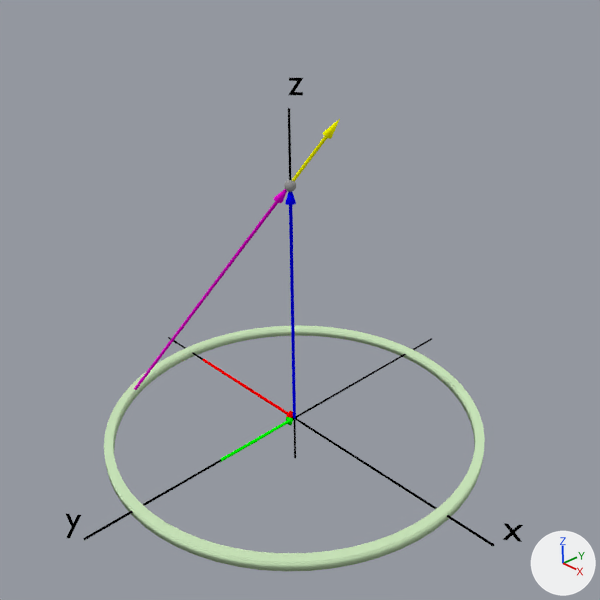
A saved change to the Blender file calculus/activities/semII/blender/ringCharge.blend.
Rendered twice from the file's camera 'Camera'. Lighting does not change. The marker at lower right points along +X, +Y and +Z.

The older version as bpy lines, for what is in view:
```python
ob_arrow_x___component_001 = bpy.data.objects.new('arrow x - component.001', me_cylinder_005)
ob_arrow_x___component_001.location = (-1.41, 0.0, 0.0)
ob_arrow_x___component_001.rotation_euler = (4.712, 0.0, 4.712)  # degrees (270, 0, 270)
ob_arrow_x___component_001.scale = (0.3, 0.3, 0.42)
ob_arrow_y___component = bpy.data.objects.new('arrow y - component', me_cylinder_004)
ob_arrow_y___component.location = (0.0, -0.92, 0.0)
ob_arrow_y___component.rotation_euler = (4.712, 0.0, 0.0)  # degrees (270, 0, 0)
ob_arrow_y___component.scale = (0.3, 0.3, 0.42)
ob_blank_arrow_001 = bpy.data.objects.new('blank arrow.001', me_cylinder_006)
ob_blank_arrow_001.location = (0.0, 0.0, 0.0)
ob_blank_arrow_001.scale = (0.3, 0.3, 1.0)
ob_cylinder = bpy.data.objects.new('Cylinder', me_cylinder)
ob_cylinder.location = (0.0, 0.0, 0.0)
ob_cylinder.scale = (1.82, 1.82, 1.0)
ob_direct_arrow = bpy.data.objects.new('direct arrow', me_cylinder_002)
ob_direct_arrow.location = (-1.53, -0.92, 0.0)
ob_direct_arrow.rotation_euler = (0.363, -0.541, 3.052)  # degrees (21, -31, 175)
ob_direct_arrow.scale = (0.3, 0.3, 1.0)
ob_electric_field = bpy.data.objects.new('electric field', me_cylinder_007)
ob_electric_field.location = (-0.02, 0.0, 2.36)
ob_electric_field.rotation_euler = (0.363, -0.541, 3.052)  # degrees (21, -31, 175)
ob_electric_field.scale = (0.3, 0.3, 1.0)
ob_text = bpy.data.objects.new('Text', txt_text)
ob_text.location = (2.27, 0.1, 0.0)
ob_text.rotation_euler = (1.226, 0.0, 0.673)  # degrees (70, 0, 39)
ob_text_001 = bpy.data.objects.new('Text.001', txt_text_001)
ob_text_001.location = (-0.06, 0.04, 3.09)
ob_text_001.rotation_euler = (1.226, 0.0, 0.673)  # degrees (70, 0, 39)
ob_text_002 = bpy.data.objects.new('Text.002', txt_text_002)
ob_text_002.location = (-0.16, -2.32, 0.04)
ob_text_002.rotation_euler = (1.226, 0.0, 0.673)  # degrees (70, 0, 39)
```
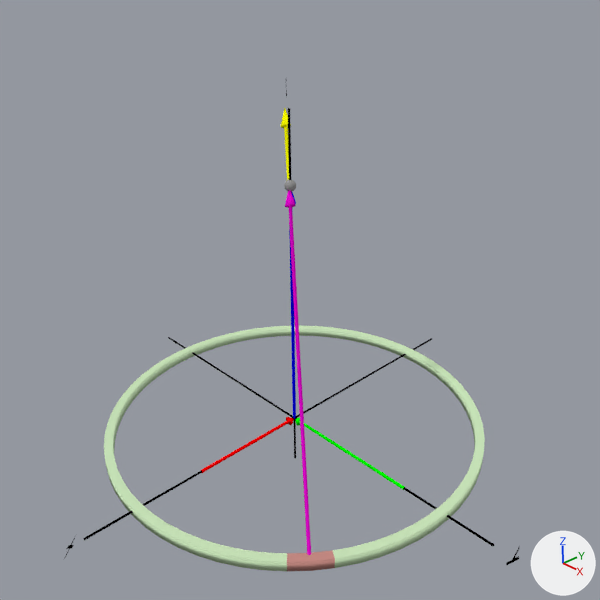
Commit message: Updated the blender file with the view of the e field for a ring

What differs and where, as boxes [x1, y1, x2, y2] in the pictures (600 x 600 px; the box of a moved part takes in the faces that stretch with it):
'Cylinder', recoloured (green to pink)
    both: [131, 325, 457, 571]
'direct arrow', moved, turned
    before: [134, 189, 287, 390]
    after: [285, 190, 311, 555]
'arrow y - component', reshaped, moved, turned
    before: [219, 417, 293, 462]
    after: [295, 417, 405, 490]
'arrow x - component.001', reshaped, moved, turned
    before: [203, 359, 293, 418]
    after: [202, 417, 294, 473]
'electric field', moved, turned
    before: [292, 119, 340, 182]
    after: [281, 108, 291, 180]
'Text.002', moved, turned
    before: [65, 513, 81, 538]
    after: [506, 548, 519, 566]
'Text', moved, turned
    before: [503, 523, 523, 542]
    after: [64, 537, 75, 559]
'Text.001', moved, turned (not visible afterwards)
    before: [289, 78, 303, 95]
part 1 of me_cylinder_005, moved or reshaped
    before: [203, 359, 288, 415]
    after: [202, 420, 290, 473]
part 2 of me_cylinder_004, moved or reshaped
    before: [219, 420, 290, 462]
    after: [299, 420, 405, 490]

The change, as a list of edits to the scene's bpy script:
```text
Change mat_ring_piece:
    mat_ring_piece.base_color: (0.6, 0.8, 0.5) -> (0.57, 0.261, 0.231)  # green #cbe7bc -> pink #c78c84
Change me_cylinder_005:
    where me_cylinder_005.from_pydata(...)  # 193 vertices, 192 faces; spans x -0.15..0.15, y -0.15..0.15, z -0.28..3.35
    used by ob_arrow_x___component_001; location = (-1.41, 0.0, 0.0); rotation_euler = (4.712, 0.0, 4.712), in degrees (270, 0, 270); scale = (0.3, 0.3, 0.42)
    me_cylinder_005 part 1: all 64 vertices in x -0.05..0.05, y -0.05..0.05, z -0.28 are moved by (0.0, 0.0, 0.96)
Change me_cylinder_004:
    where me_cylinder_004.from_pydata(...)  # 193 vertices, 192 faces; spans x -0.15..0.15, y -0.15..0.15, z 0.0..2.16
    used by ob_arrow_y___component; location = (0.0, -0.92, 0.0); rotation_euler = (4.712, 0.0, 0.0), in degrees (270, 0, 0); scale = (0.3, 0.3, 0.42)
    me_cylinder_004 part 2: all 64 vertices in x -0.05..0.05, y -0.05..0.05, z 0.0 are moved by (0.0, 0.0, -1.11)
Change ob_text:
    ob_text.location: (2.27, 0.1, 0.0) -> (0.0, -2.33, 0.0)
    ob_text.rotation_euler: (1.226, 0.0, 0.673) -> (1.226, 0.0, -0.985)  # degrees (70, 0, 39) -> degrees (70, 0, -56)
Change ob_text_001:
    ob_text_001.location: (-0.06, 0.04, 3.09) -> (-0.07, 0.04, 3.09)
    ob_text_001.rotation_euler: (1.226, 0.0, 0.673) -> (1.571, 0.0, -0.793)  # degrees (70, 0, 39) -> degrees (90, 0, -45)
Change ob_text_002:
    ob_text_002.location: (-0.16, -2.32, 0.04) -> (2.4, 0.0, 0.0)
    ob_text_002.rotation_euler: (1.226, 0.0, 0.673) -> (1.226, 0.0, -1.065)  # degrees (70, 0, 39) -> degrees (70, 0, -61)
Change ob_electric_field:
    ob_electric_field.location: (-0.02, 0.0, 2.36) -> (0.01, -0.02, 2.36)
    ob_electric_field.rotation_euler: (0.363, -0.541, 3.052) -> (0.363, -0.541, 4.969)  # degrees (21, -31, 175) -> degrees (21, -31, 285)
Change ob_arrow_x___component_001:
    ob_arrow_x___component_001.location: (-1.41, 0.0, 0.0) -> (0.0, -1.41, 0.0)
    ob_arrow_x___component_001.rotation_euler: (4.712, 0.0, 4.712) -> (4.712, 0.0, 6.283)  # degrees (270, 0, 270) -> degrees (270, 0, 360)
Change ob_arrow_y___component:
    ob_arrow_y___component.location: (0.0, -0.92, 0.0) -> (0.92, 0.0, 0.0)
    ob_arrow_y___component.rotation_euler: (4.712, 0.0, 0.0) -> (4.712, 0.0, 1.571)  # degrees (270, 0, 0) -> degrees (270, 0, 90)
Change ob_direct_arrow:
    ob_direct_arrow.location: (-1.53, -0.92, 0.0) -> (1.38, -1.13, 0.0)
    ob_direct_arrow.rotation_euler: (0.363, -0.541, 3.052) -> (0.363, -0.541, 4.969)  # degrees (21, -31, 175) -> degrees (21, -31, 285)
```
